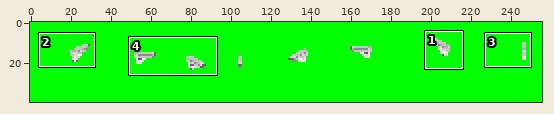
File history of a sprite sheet, Resources/SpaceWeapons/HandSpacePDW.png. Above, an overview of the earlier version with the close-up marked.
Close-up. Before the commit:
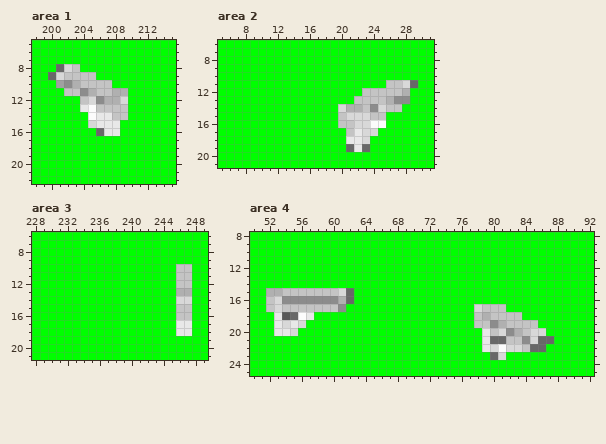
The file is 256x40 pixels. Shown: area 1: x 198..215, y 5..22; area 2: x 5..31, y 6..21; area 3: x 228..249, y 6..21; area 4: x 50..92, y 8..25. The commit also changed other parts of the picture, which this record leaves out.
The result:
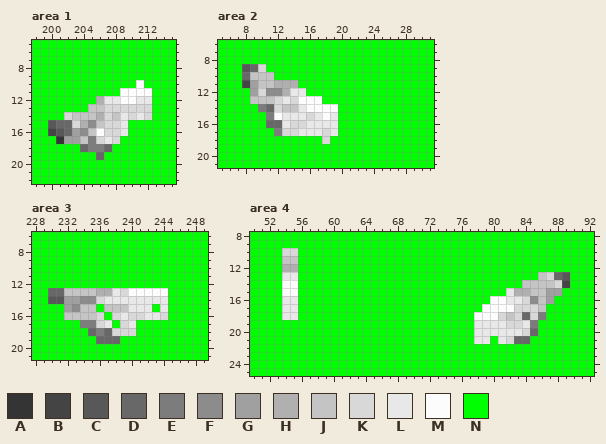
Palette (. is transparent): A #343434  B #444444  C #585858  D #686868  E #7c7c7c  F #8c8c8c  G #a0a0a0  H #b0b0b0  J #c4c4c4  K #d8d8d8  L #e8e8e8  M #fcfcfc  N #00ff00
Changes in this commit:
Area 1:
y 8: x 201..203 DKJ -> NNN
y 9: x 200..205 DKJJJJ -> NNNNNN
y 10: x 201..207 GFHJJJJ -> NNNNNNN; x 211 N -> M
y 11: x 202..212 JJFHJJHHNNN -> NNNNNNNMMMM
y 12: x 204..212 JKFHHKNNN -> NNHLLMMLL
y 13: x 204..205 LM -> NJ; x 207..212 JJJNNN -> KKKKKK
y 14: x 202..207 NNNMLL -> KJJJHK; x 209..212 JNNN -> LKLK
y 15: x 200..209 NNNNNKLLLN -> CDDKHFJKKL
y 16: x 200..209 NNNNNNDLLN -> BCDGFJMKKL
y 17: x 201..208 NNNNNNNN -> AGGJEKLK
y 18: x 204..207 NNNN -> DEED
y 19: x 206 N -> D
Area 2:
y 9: x 8..10 NNN -> CDK
y 10: x 8..11 NNNN -> DJJJ
y 11: x 8..14 NNNNNNN -> BGJJHHH; x 26..29 JJKD -> NNNN
y 12: x 9..15 NNNNNNN -> GKFFHLL; x 23..28 JJJJJH -> NNNNNN
y 13: x 9..17 NNNNNNNNN -> JJJKLKMMM; x 22..28 JJJJHFF -> NNNNNNN
y 14: x 10..27 NNNNNNNNNNKHHJFKJJ -> EDKJJLMMMMNNNNNNNN
y 15: x 11..25 NNNNNNNNNJKKKJJ -> EMLLLKLMLNNNNNN
y 16: x 11..25 NNNNNNNNNJJKKMM -> DDLKKLLLLNNNNNN
y 17: x 12..19 NNNNNNNN -> EKKLLLKL; x 21..24 JLKK -> NNNN
y 18: x 18 N -> K; x 21..23 LLK -> NNN
y 19: x 21..23 DLD -> NNN
Area 3:
y 10..12: x 246..247 JJ -> NN
y 13: x 230..244 NNNNNNNNNNNNNNN -> DDJJJJHHLKMMMMM; x 246..247 HH -> NN
y 14: x 230..244 NNNNNNNNNNNNNNN -> CCGGFFKLLLLLLLL; x 246..247 KK -> NN
y 15: x 232..235 NNNN -> GFJJ; x 237..242 NNNNNN -> JJJLLL; x 244 N -> L; x 246..247 JJ -> NN
y 16: x 232..236 NNNNN -> JJJJK; x 238..244 NNNNNNN -> KLKKLLK; x 246..247 JJ -> NN
y 17: x 234..237 NNNN -> EEKL; x 239..240 NN -> KL; x 246..247 LL -> NN
y 18: x 235..240 NNNNNN -> DEDKKK; x 246..247 LL -> NN
y 19: x 236..238 NNN -> DDD
Area 4:
y 10: x 54..55 NN -> KK
y 11: x 54..55 NN -> JJ
y 12: x 54..55 NN -> HH
y 13: x 54..55 NN -> LL; x 86..89 NNNN -> JKDC
y 14: x 54..55 NN -> MM; x 84..89 NNNNNN -> JJJJKB
y 15: x 52..62 HHJJJJJJJKD -> NNMMNNNNNNN; x 82..88 NNNNNNN -> LHHJJGG
y 16: x 52..62 JKFFFFFFFHD -> NNLLNNNNNNN; x 80..87 NNNNNNNN -> MMLLKFJG
y 17: x 52..61 JKJJJJJJJF -> NNLLNNNNNN; x 78..86 KJJJNNNNN -> NMMMMKKKJ
y 18: x 53..57 LCDML -> NLLNN; x 78..81 JHJJ -> MMMK; x 83..86 JNNN -> KDKE
y 19: x 53..56 LKLK -> NNNN; x 78..85 JJFHJJJJ -> LLLLKKLE
y 20: x 53..55 LLK -> NNN; x 78 N -> L; x 80..86 JKFHJKK -> LLLLKDN
y 21: x 78 N -> L; x 80..87 DDJJFKDD -> NLKDDNNN
y 22: x 79..86 LKMKKJDD -> NNNNNNNN
y 23: x 80..81 DK -> NN
Boxes around the changes in both close-ups, in picture pixels (x1, y1, x2, y2):
changed: (48, 64, 152, 160)
changed: (242, 64, 418, 152)
changed: (48, 264, 192, 344)
changed: (266, 248, 354, 336)
changed: (474, 272, 570, 360)
